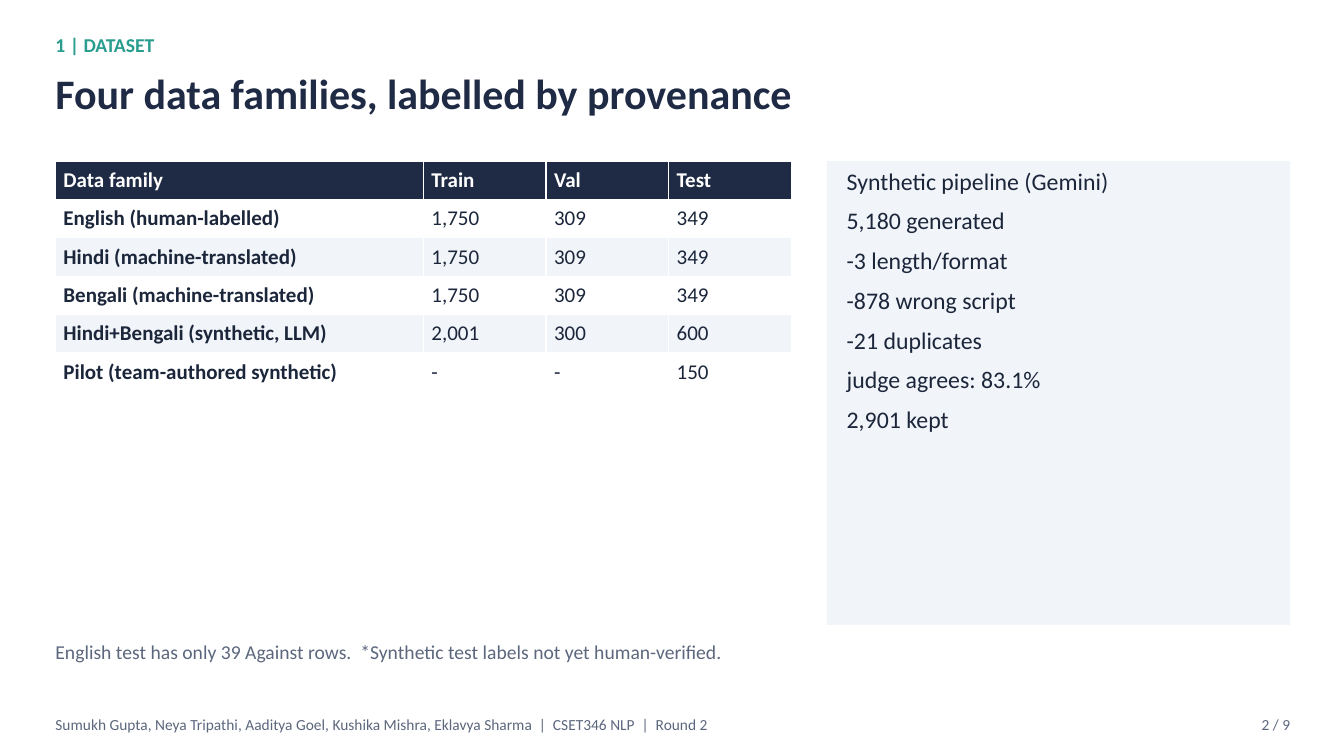
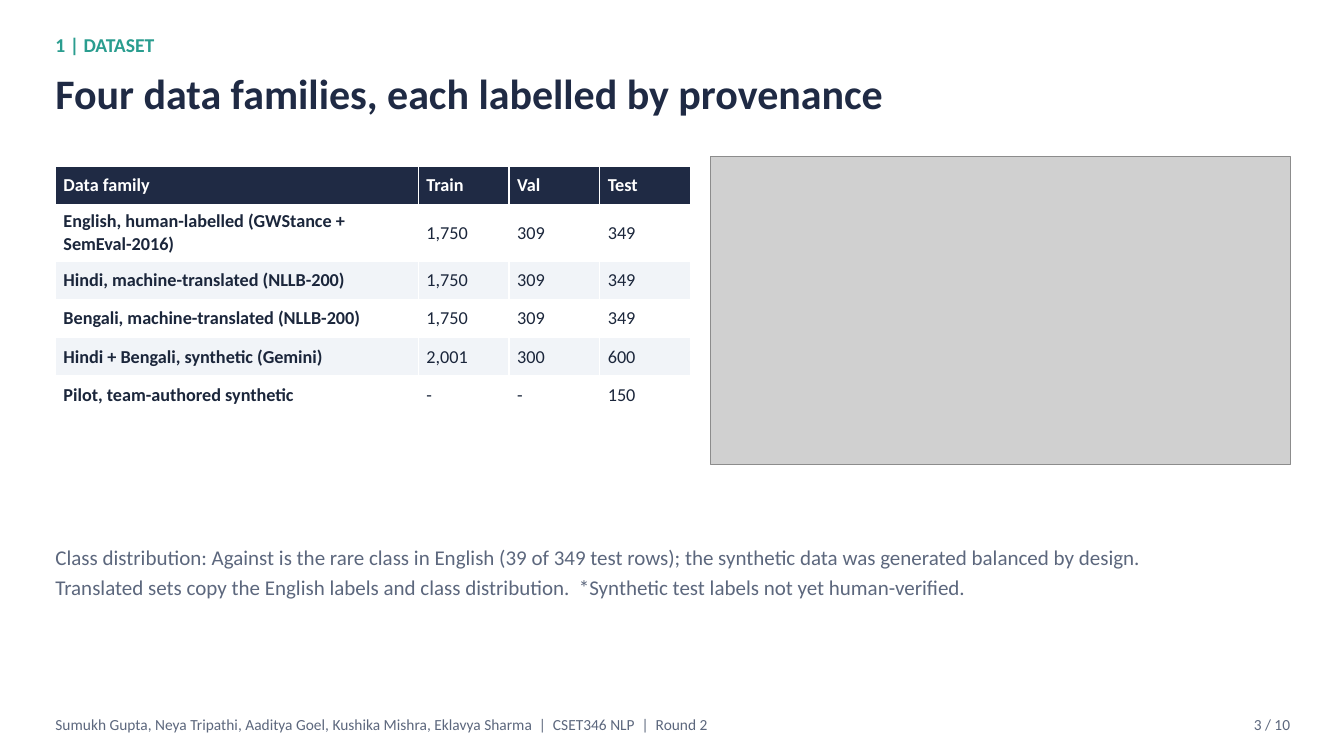
Before and after one commit to sumukh-dgaf/indic-climate-stance, a slide deck: slide 3 of outputs/Round2_Deck.pptx (slide 2 before the commit). Drawn at 1344x756 pixels with LibreOffice and Linux fonts; fonts in the diff are those of the drawing; grey boxes stand for pictures. Boxes give left, top, right and bottom in pixels: in the first picture for what was removed or moved away, otherwise in the second. Text is boxed around its words. In the diff, an @@ line names an element or a change of style, - is before the commit and + after.

```diff
--- a/outputs/Round2_Deck.pptx
+++ b/outputs/Round2_Deck.pptx
@@ text at (x1=55, y1=79, x2=882, y2=116): text changed @@
-Four data families, labelled by provenance
+Four data families, each labelled by provenance
@@ table at (x1=55, y1=166, x2=691, y2=414) @@
-row 2, column 1: English (human-labelled)
+row 2, column 1: English, human-labelled (GWStance + SemEval-2016)
-row 3, column 1: Hindi (machine-translated)
+row 3, column 1: Hindi, machine-translated (NLLB-200)
-row 4, column 1: Bengali (machine-translated)
+row 4, column 1: Bengali, machine-translated (NLLB-200)
-row 5, column 1: Hindi+Bengali (synthetic, LLM)
+row 5, column 1: Hindi + Bengali, synthetic (Gemini)
-row 6, column 1: Pilot (team-authored synthetic)
+row 6, column 1: Pilot, team-authored synthetic
@@ size 15 to 13 pt in "Data family", "Train", "Val", "Test" and 15 more places @@
@@ table resized from (x1=55, y1=161, x2=792, y2=391) to (x1=55, y1=166, x2=691, y2=414) @@
@@ picture added at (x1=711, y1=156, x2=1291, y2=464) @@
@@ rectangle removed at (x1=827, y1=161, x2=1291, y2=625) @@
-Synthetic pipeline (Gemini)
-5,180 generated
--3 length/format
--878 wrong script
--21 duplicates
-judge agrees: 83.1%
-2,901 kept
@@ text at (x1=55, y1=550, x2=1140, y2=599): text changed; size 14 to 15 pt @@
-English test has only 39 Against rows. *Synthetic test labels not yet human-verified.
+Class distribution: Against is the rare class in English (39 of 349 test rows); the synthetic data was generated balanced by design.
+Translated sets copy the English labels and class distribution. *Synthetic test labels not yet human-verified.
@@ text at (x1=1254, y1=720, x2=1290, y2=730): text changed @@
-2 / 9
+3 / 10
```
Also in this commit, not shown: 6 other slides changed, 3 slides added, 2 slides removed, 2 other files.
